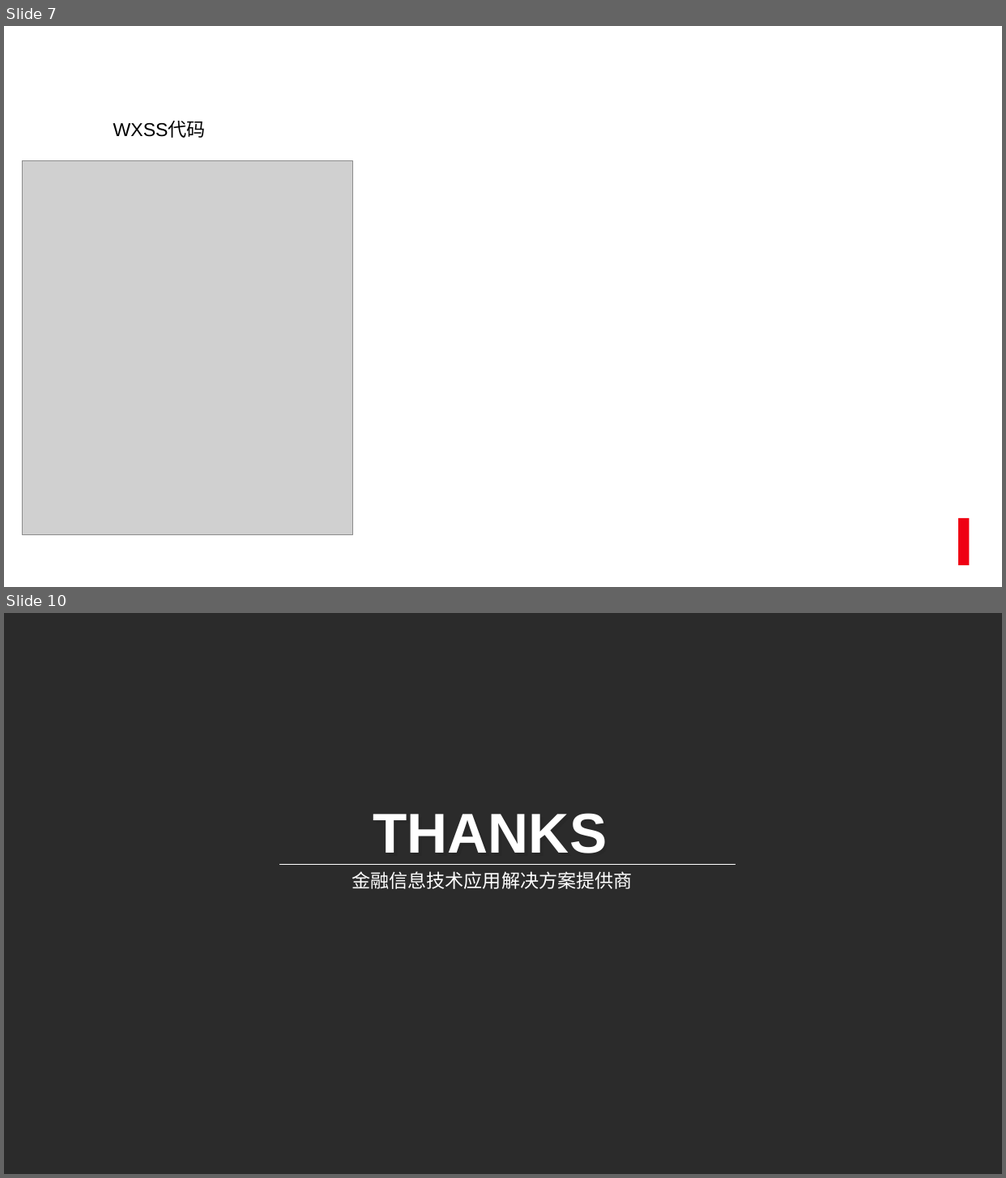
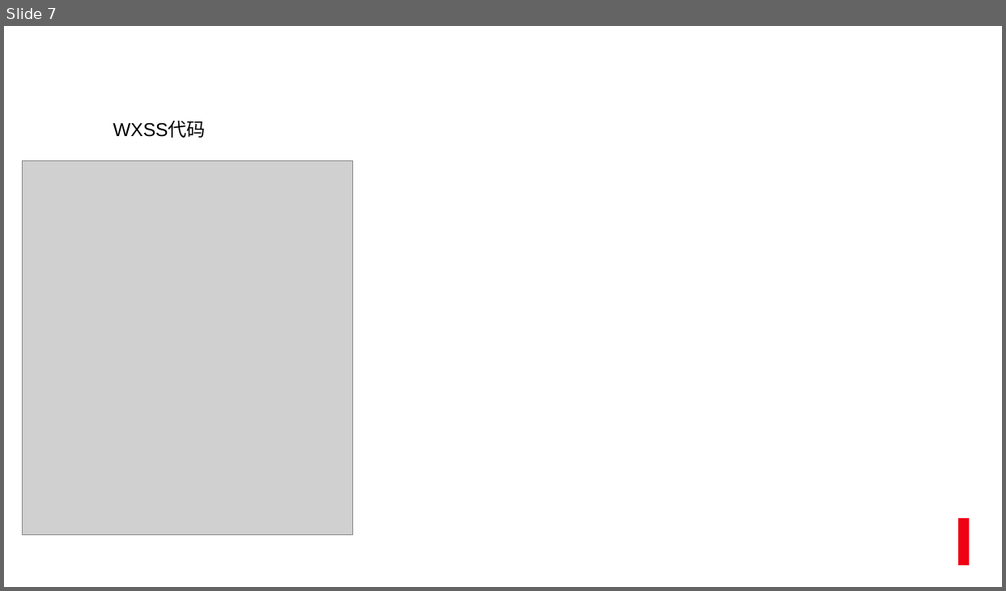
Before and after one commit to roet80736/WXMiniTraining, a slide deck: 微信小程序初级入门.pptx. Shown one above the other, each under a label of ours: slides 7 and 10 before the commit, slide 7 after it; the slides between them are not shown. The pictures are 1006x1178 and 1006x591 pixels, drawn with LibreOffice and Linux fonts; fonts in the diff are those of the drawing; grey boxes stand for pictures; background and template pictures are left out; a plain dark background stands for a picture behind light text. Boxes give left, top, right and bottom in pixels: in the first picture for what was removed or moved away, otherwise in the second. Text is boxed around its words. In the diff, an @@ line names an element or a change of style, - is before the commit and + after.

```diff
--- a/微信小程序初级入门.pptx
+++ b/微信小程序初级入门.pptx
@@ slide 10 removed at box(4, 613, 1002, 1174), background picture (left out) @@
@@ text removed at box(373, 813, 607, 854) @@
-THANKS
@@ line removed from (279, 865) to (735, 865) @@
@@ text removed at box(351, 871, 632, 889) @@
-金融信息技术应用解决方案提供商
```
Also in this commit, not shown: 2 slides added, 3 other slides removed.
